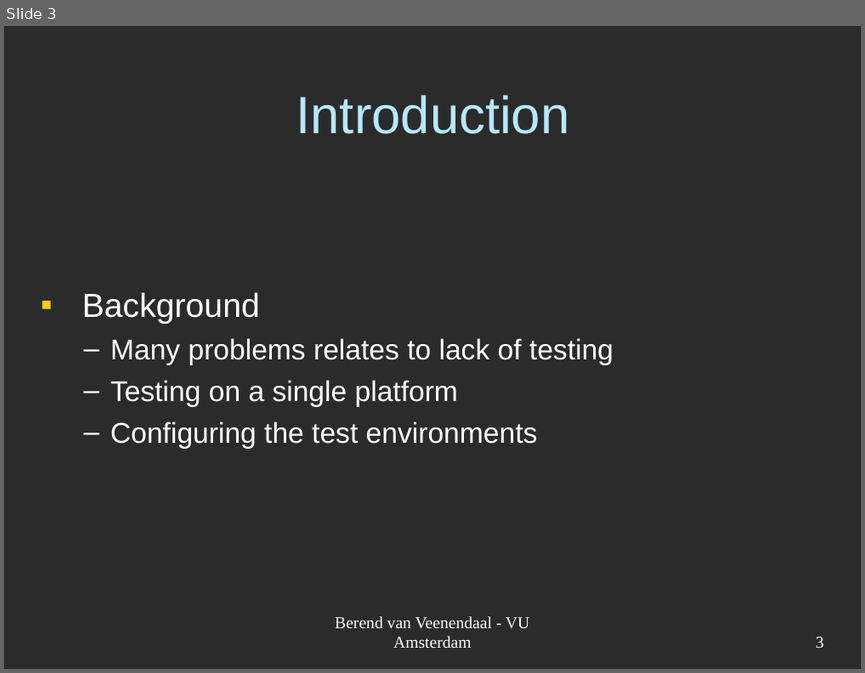
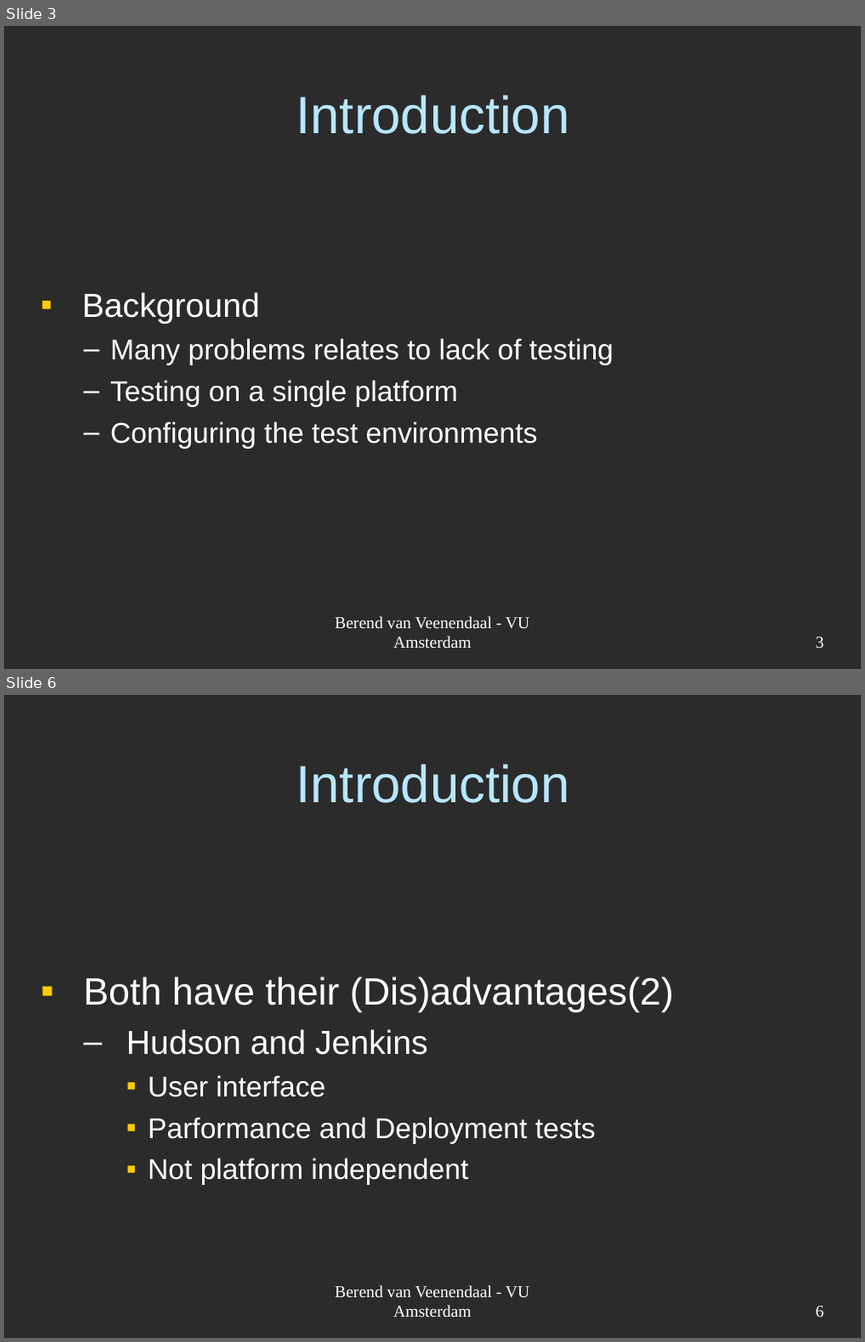
Before and after one commit to JungleComputing/codmon, a slide deck: doc/report/Codmon-VM.ppt. Shown one above the other, each under a label of ours: slide 3 before the commit, slides 3 and 6 after it; the slides between them are not shown. The pictures are 865x673 and 865x1342 pixels, drawn with LibreOffice and Linux fonts; fonts in the diff are those of the drawing; background and template pictures are left out; a plain dark background stands for a picture behind light text. Boxes give left, top, right and bottom in pixels: in the first picture for what was removed or moved away, otherwise in the second. Text is boxed around its words. In the diff, an @@ line names an element or a change of style, - is before the commit and + after.

```diff
--- a/doc/report/Codmon-VM.ppt
+++ b/doc/report/Codmon-VM.ppt
@@ slide 6 added at <box>4,695,861,1338</box>, background picture (left out) @@
@@ title added at <box>296,764,570,803</box>, 44 pt, text #B7E7FF @@
+Introduction
@@ text added at <box>83,976,674,1185</box>, 24 pt, text #FFFFFF @@
+▪ Both have their (Dis)advantages(2)
+  – Hudson and Jenkins
+    ▪ User interface
+    ▪ Parformance and Deployment tests
+    ▪ Not platform independent
@@ text added at <box>335,1285,529,1316</box>, 14 pt, text #FFFFFF @@
+Berend van Veenendaal - VU Amsterdam
@@ page number added at <box>816,1305,824,1316</box>, 14 pt, text #FFFFFF @@
+6
```
Also in this commit, not shown: 2 slides changed, 3 other slides added, 30 slides removed.
